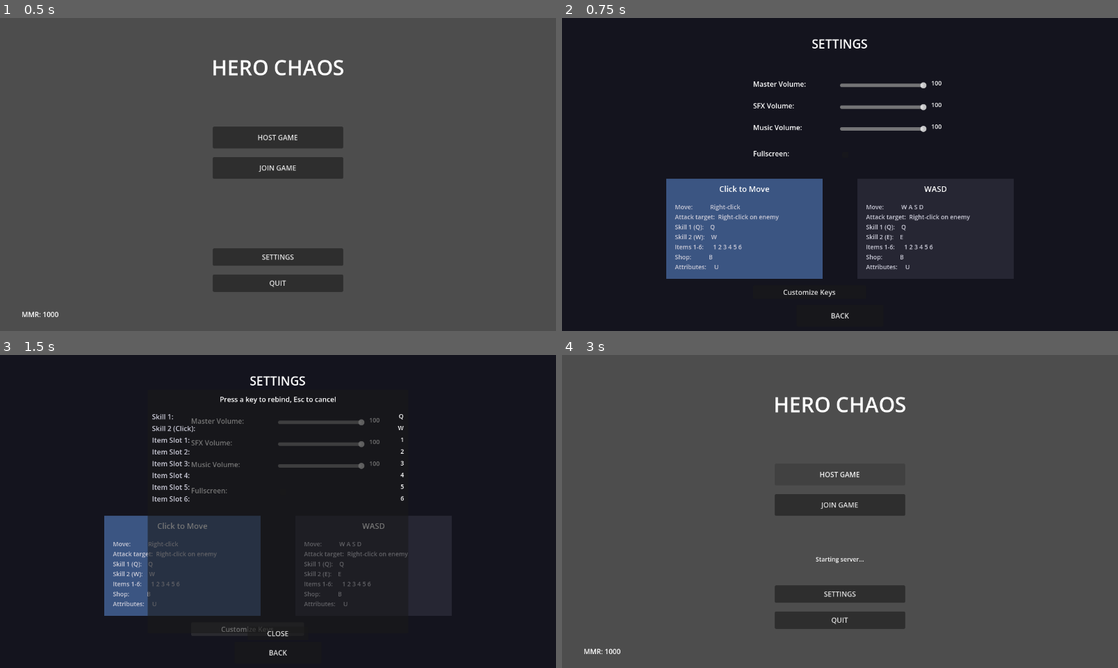
Above: before the commit, frames 1-4 (two rows, left to right).
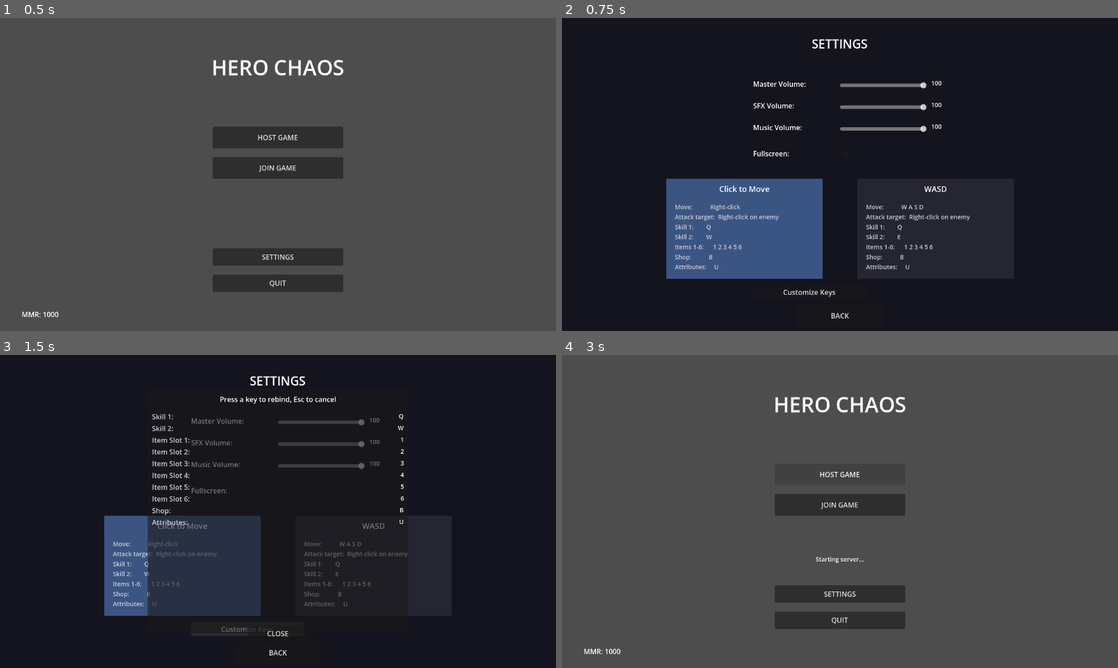
Above: after the commit, the same moments.

Repository: zhistokoepvpp-ctrl/hero-chaos
Game: Godot game, scene res://Scenes/MainMenu.tscn
The game is run twice, just before and just after one commit, with the same random seed, the same clock (stepped at 60 frames per second) and the same inputs.
Inputs:
- Up to frame 1 (0.5 s): no input
- Up to frame 2 (0.75 s): click "SETTINGS" at 0.5 s
- Up to frame 3 (1.5 s): click "Customize Keys" at 1.25 s
- Up to frame 4 (3 s): click "BACK" at 2 s; click "HOST GAME" at 2.75 s

Frame 1 is identical in both runs. In frame 2, 0.1% of the frame differs, in the area x 23-62%, y 66-72%; in frame 3, 0.2%, in the area x 23-73%, y 22-72%; in frame 4, nothing differs.

Commit message:
Fix crash (string*int), add Shop/Attr rebinding, dynamic preset labels, remove mode parens

Diff:
--- a/game/Scripts/Global/GameManager.gd
+++ b/game/Scripts/Global/GameManager.gd
@@ -38,6 +38,7 @@
 		"ability_e": KEY_E,
 		"item_1": KEY_1, "item_2": KEY_2, "item_3": KEY_3,
 		"item_4": KEY_4, "item_5": KEY_5, "item_6": KEY_6,
+		"shop": KEY_B, "attr": KEY_U,
 	}
 	var binds = AudioManager._read_settings().get("keybinds", {})
 	for action in defaults:
--- a/game/Scripts/UI/DuelUI.gd
+++ b/game/Scripts/UI/DuelUI.gd
@@ -407,4 +407,6 @@
 func _set_lives_label(lives: int):
 	if lives_label:
 		lives_label.visible = true
-		lives_label.text = "♥" * max(0, lives) + "♡" * max(0, Constants.STARTING_LIVES - max(0, lives))
+		lives_label.text = "♥♥" if lives >= 2 else ("♥♡" if lives == 1 else "♡♡")
+		lives_label.add_theme_font_size_override("font_size", 20)
+		lives_label.add_theme_color_override("font_color", Color(1, 0.3, 0.3, 1))
--- a/game/Scripts/UI/LobbyUI.gd
+++ b/game/Scripts/UI/LobbyUI.gd
@@ -439,4 +439,6 @@
 func _set_lives_label(lives: int):
 	if lives_label:
 		lives_label.visible = true
-		lives_label.text = "♥" * max(0, lives) + "♡" * max(0, Constants.STARTING_LIVES - max(0, lives))
+		lives_label.text = "♥♥" if lives >= 2 else ("♥♡" if lives == 1 else "♡♡")
+		lives_label.add_theme_font_size_override("font_size", 20)
+		lives_label.add_theme_color_override("font_color", Color(1, 0.3, 0.3, 1))
--- a/game/Scripts/UI/SettingsUI.gd
+++ b/game/Scripts/UI/SettingsUI.gd
@@ -1,12 +1,14 @@
 extends Control
 
-var _bind_actions := ["ability_q", "ability_w", "ability_e", "item_1", "item_2", "item_3", "item_4", "item_5", "item_6"]
+var _bind_actions := ["ability_q", "ability_w", "ability_e", "item_1", "item_2", "item_3", "item_4", "item_5", "item_6", "shop", "attr"]
 var _bind_labels: Array = []
+var _current_bind_actions: Array = []
 var _waiting_for_key: String = ""
 var _bind_names := {
-	"ability_q": "Skill 1", "ability_w": "Skill 2 (Click)", "ability_e": "Skill 2 (WASD)",
+	"ability_q": "Skill 1", "ability_w": "Skill 2", "ability_e": "Skill 2",
 	"item_1": "Item Slot 1", "item_2": "Item Slot 2", "item_3": "Item Slot 3",
-	"item_4": "Item Slot 4", "item_5": "Item Slot 5", "item_6": "Item Slot 6"
+	"item_4": "Item Slot 4", "item_5": "Item Slot 5", "item_6": "Item Slot 6",
+	"shop": "Shop", "attr": "Attributes"
 }
 
 func _ready():
@@ -28,6 +30,7 @@
 
 	var scheme = AudioManager.get_setting("control_scheme", "click")
 	_highlight_panel(scheme)
+	_update_preset_labels()
 
 	$MasterVolSlider.value_changed.connect(_on_master_vol_changed)
 	$SfxVolSlider.value_changed.connect(_on_sfx_vol_changed)
@@ -50,6 +53,7 @@
 	for c in list.get_children():
 		c.queue_free()
 	_bind_labels.clear()
+	_current_bind_actions.clear()
 	var binds = AudioManager._read_settings().get("keybinds", {})
 	var scheme = AudioManager.get_setting("control_scheme", "click")
 	var actions = _bind_actions.duplicate()
@@ -57,6 +61,7 @@
 		actions.erase("ability_w")
 	else:
 		actions.erase("ability_e")
+	_current_bind_actions = actions.duplicate()
 	for action in actions:
 		var hb = HBoxContainer.new()
 		var name_lbl = Label.new()
@@ -80,7 +85,8 @@
 	var defaults = {
 		"ability_q": KEY_Q, "ability_w": KEY_W, "ability_e": KEY_E,
 		"item_1": KEY_1, "item_2": KEY_2, "item_3": KEY_3,
-		"item_4": KEY_4, "item_5": KEY_5, "item_6": KEY_6
+		"item_4": KEY_4, "item_5": KEY_5, "item_6": KEY_6,
+		"shop": KEY_B, "attr": KEY_U
 	}
 	return defaults.get(action, 0)
 
@@ -89,7 +95,8 @@
 		return "?"
 	var names = {
 		KEY_Q: "Q", KEY_W: "W", KEY_E: "E", KEY_R: "R",
-		KEY_1: "1", KEY_2: "2", KEY_3: "3", KEY_4: "4", KEY_5: "5", KEY_6: "6"
+		KEY_1: "1", KEY_2: "2", KEY_3: "3", KEY_4: "4", KEY_5: "5", KEY_6: "6",
+		KEY_B: "B", KEY_U: "U"
 	}
 	return names.get(keycode, "?")
 
@@ -112,6 +119,7 @@
 			var data = AudioManager._read_settings()
 			data["control_scheme"] = scheme
 			AudioManager._write_settings(data)
+			_update_preset_labels()
 
 	if _waiting_for_key and event is InputEventKey and event.pressed:
 		var keycode = event.keycode
@@ -135,15 +143,17 @@
 	var ev = InputEventKey.new()
 	ev.keycode = keycode
 	InputMap.action_add_event(action, ev)
+	_update_preset_labels()
 
 func _rebuild_labels():
 	var binds = AudioManager._read_settings().get("keybinds", {})
 	for i in _bind_labels.size():
-		var action = _bind_actions[i]
-		if i < _bind_labels.size():
-			var keycode = binds.get(action, _default_key(action))
-			_bind_labels[i].text = _key_name(keycode)
-			_bind_labels[i].add_theme_color_override("font_color", Color.WHITE)
+		if i >= _current_bind_actions.size():
+			break
+		var action = _current_bind_actions[i]
+		var keycode = binds.get(action, _default_key(action))
+		_bind_labels[i].text = _key_name(keycode)
+		_bind_labels[i].add_theme_color_override("font_color", Color.WHITE)
 
 func _get_panel_at(pos: Vector2) -> String:
 	if pos.x >= 240 and pos.x <= 600 and pos.y >= 370 and pos.y <= 600:
@@ -151,6 +161,22 @@
 	if pos.x >= 680 and pos.x <= 1040 and pos.y >= 370 and pos.y <= 600:
 		return "wasd"
 	return ""
+
+func _update_preset_labels():
+	var binds = AudioManager._read_settings().get("keybinds", {})
+	var k = func(action: String) -> String:
+		return _key_name(binds.get(action, _default_key(action)))
+	var click_text = "Move:           Right-click\nAttack target:  Right-click on enemy\n"
+	click_text += "Skill 1:        %s\nSkill 2:        %s\n" % [k.call("ability_q"), k.call("ability_w")]
+	click_text += "Items 1-6:      %s %s %s %s %s %s\n" % [k.call("item_1"), k.call("item_2"), k.call("item_3"), k.call("item_4"), k.call("item_5"), k.call("item_6")]
+	click_text += "Shop:           %s\nAttributes:     %s" % [k.call("shop"), k.call("attr")]
+	$ClickPanel/ClickList.text = click_text
+
+	var wasd_text = "Move:           W A S D\nAttack target:  Right-click on enemy\n"
+	wasd_text += "Skill 1:        %s\nSkill 2:        %s\n" % [k.call("ability_q"), k.call("ability_e")]
+	wasd_text += "Items 1-6:      %s %s %s %s %s %s\n" % [k.call("item_1"), k.call("item_2"), k.call("item_3"), k.call("item_4"), k.call("item_5"), k.call("item_6")]
+	wasd_text += "Shop:           %s\nAttributes:     %s" % [k.call("shop"), k.call("attr")]
+	$WASDPanel/WASDList.text = wasd_text
 
 func _highlight_panel(scheme: String):
 	var click_border = $ClickPanel/ClickBorder
